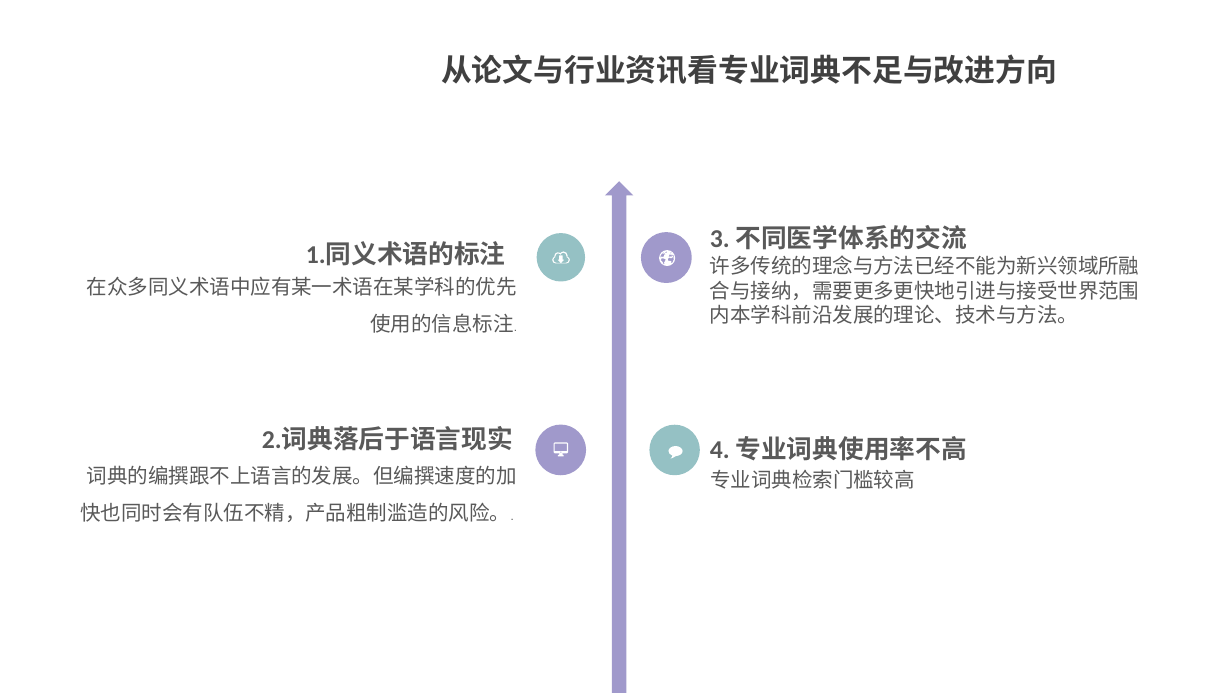
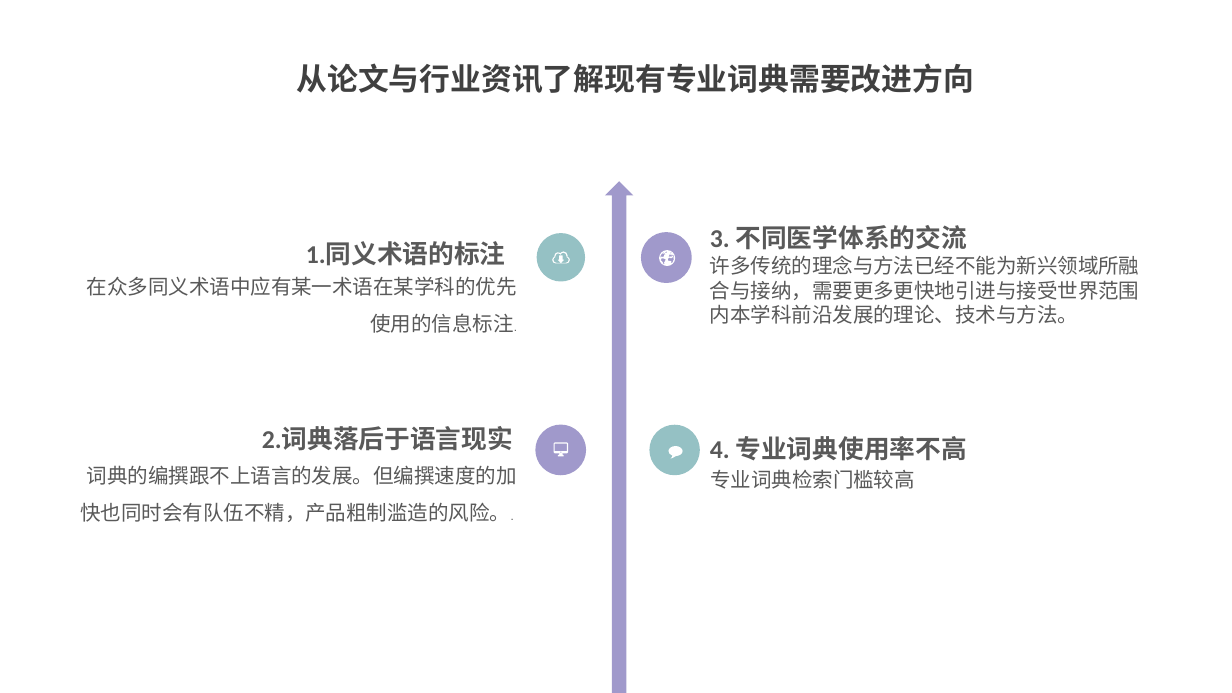
Before and after one commit to peijiawen98/TLK_1107, a slide deck: slide 16 of 电子词典需求分析.pptx (slide 15 before the commit). Drawn at 1232x693 pixels with LibreOffice and Linux fonts; fonts in the diff are those of the drawing. Boxes give left, top, right and bottom in pixels: in the first picture for what was removed or moved away, otherwise in the second. Text is boxed around its words. In the diff, an @@ line names an element or a change of style, - is before the commit and + after.

```diff
--- a/电子词典需求分析.pptx
+++ b/电子词典需求分析.pptx
@@ text at (x1=296, y1=63, x2=974, y2=93): text changed @@
-从论文与行业资讯看专业词典不足与改进方向
+从论文与行业资讯了解现有专业词典需要改进方向
```
Also in this commit, not shown: 12 other slides changed, 4 slides added, 20 slides removed.
